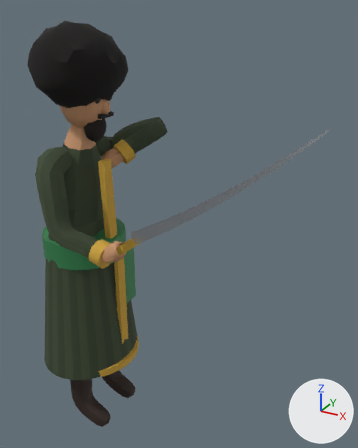
The glTF model models/era2/ozbek_qilichboz.glb as it was, and as the next commit left it.
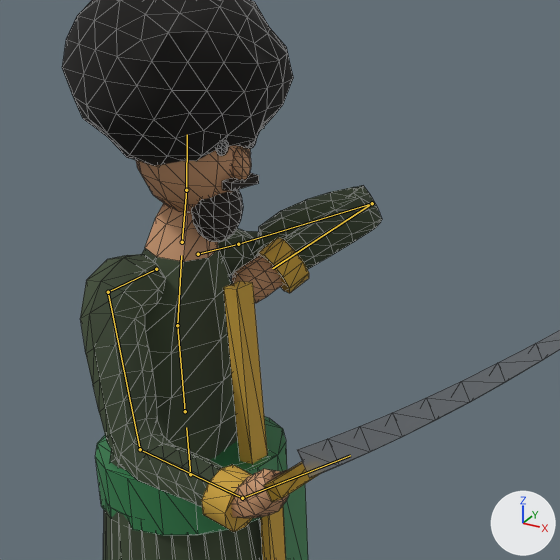
Old and new are each drawn whole from a 50 mm lens placed at (1.368, -1.618, 1.936), pointed at (0.431, 0.087, 1.083) and again close up on the part from 0% to 69% of the width and 8% to 63% of the height. Lighting does not change. The marker at lower right points along +X, +Y and +Z. The first two pictures are the older version. Both versions are drawn at frame 24 of the action 'Block'; the numbers are the values there. The bones that change, and the others that lie on the model, are drawn over the model as lines in the close-ups. The close-ups show mesh edges as thin lines.

Objects in the first close-up: 'Body', 'Sword'.
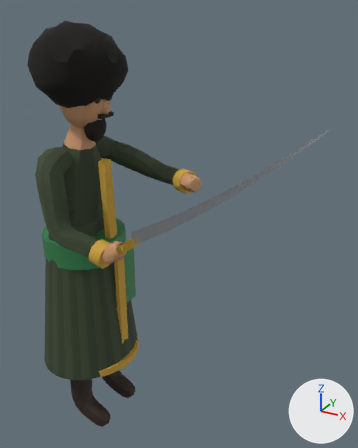
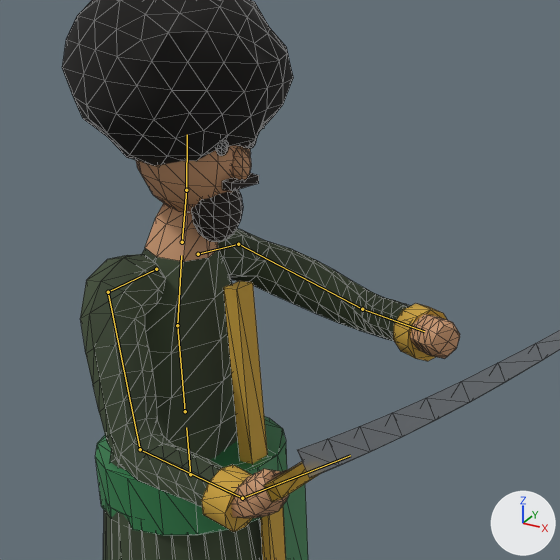
Boxes [x1, y1, x2, y2] around the edits, measured in the close-ups (560 x 560 px):
'Body', posed
    before: [62, 0, 382, 560]
    after: [62, 0, 460, 560]
bone 'UpperArm.L', root to tip
    before: (238, 244) to (372, 203)
    after: (238, 244) to (362, 309)
bone 'ForeArm.L', root to tip
    before: (372, 203) to (272, 268)
    after: (362, 309) to (424, 331)

The change in detail:
Bone 'UpperArm.L' (bone_upperarm_l) turns from (34, -7, -115) to (17, -7, -67) degrees about its own x, y and z.
Bone 'ForeArm.L' (bone_forearm_l) turns from (-136, -54, -47) to (-45, 28, -65) degrees about its own x, y and z.
